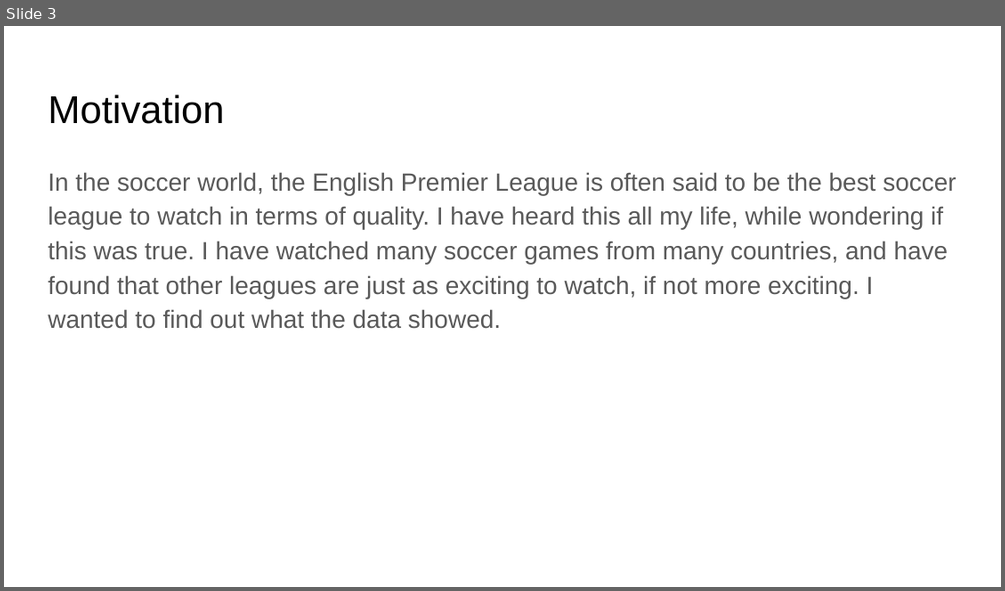
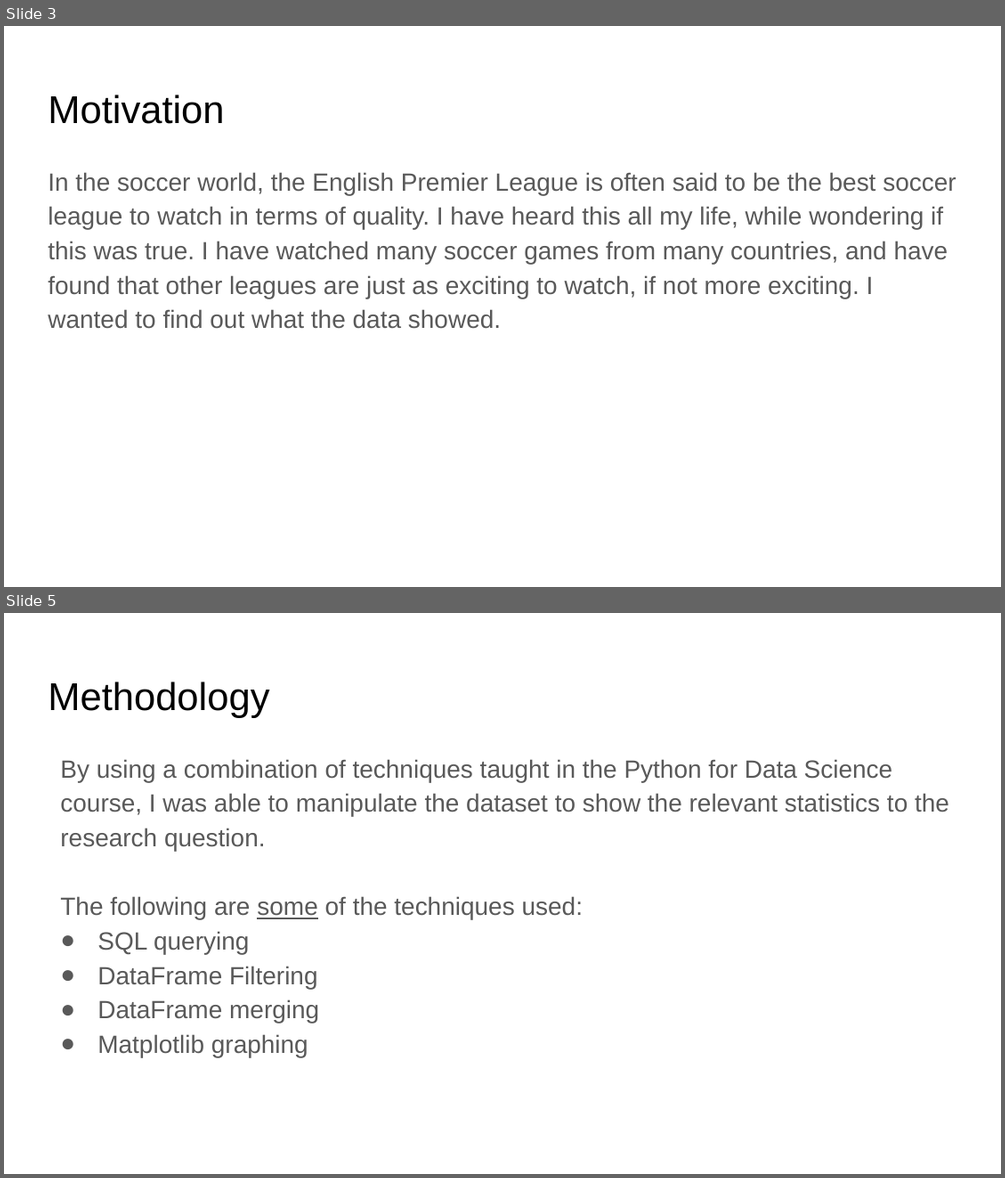
Before and after one commit to EdmondLeahy/PythonForDataScience, a slide deck: Week6/Slides/DSE 200X_ MiniProjectPresentation-Eleahy.pptx. Shown one above the other, each under a label of ours: slide 3 before the commit, slides 3 and 5 after it; the slides between them are not shown. The pictures are 1005x591 and 1005x1178 pixels, drawn with LibreOffice and Linux fonts; fonts in the diff are those of the drawing. Boxes give left, top, right and bottom in pixels: in the first picture for what was removed or moved away, otherwise in the second. Text is boxed around its words. In the diff, an @@ line names an element or a change of style, - is before the commit and + after.

```diff
--- a/Week6/Slides/DSE 200X_ MiniProjectPresentation-Eleahy.pptx
+++ b/Week6/Slides/DSE 200X_ MiniProjectPresentation-Eleahy.pptx
@@ slide 5 added at (4,613,1001,1174), background #FFFFFF @@
@@ title added at (48,682,269,718), 28 pt, text #000000 @@
+Methodology
@@ text added at (60,759,949,1057), 18 pt, text #595959 @@
+By using a combination of techniques taught in the Python for Data Science course, I was able to manipulate the dataset to show the relevant statistics to the research question.
+The following are some of the techniques used:
+● SQL querying
+● DataFrame Filtering
+● DataFrame merging
+● Matplotlib graphing
```
Also in this commit, not shown: 5 slides changed, 3 other slides added, 4 other files.
